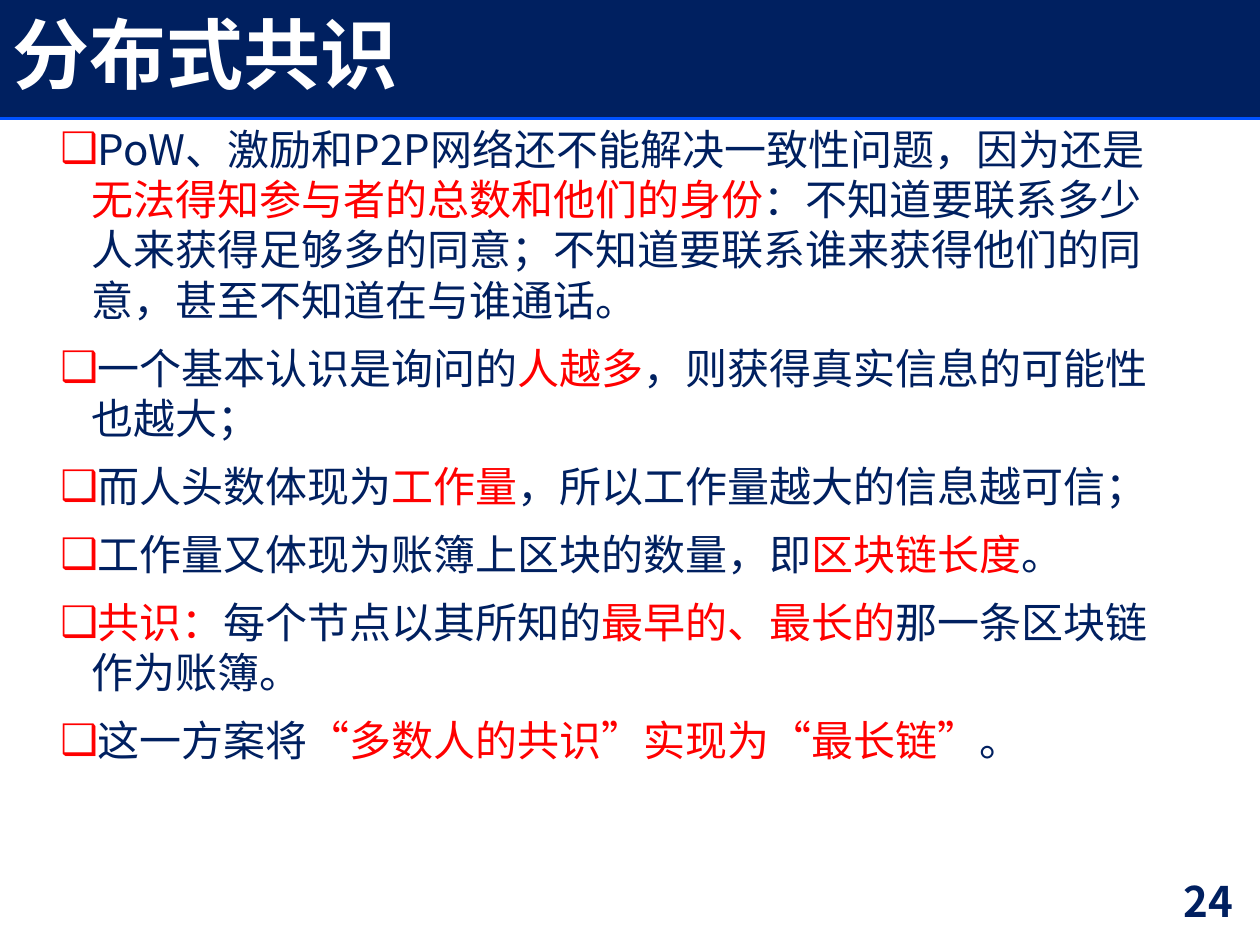
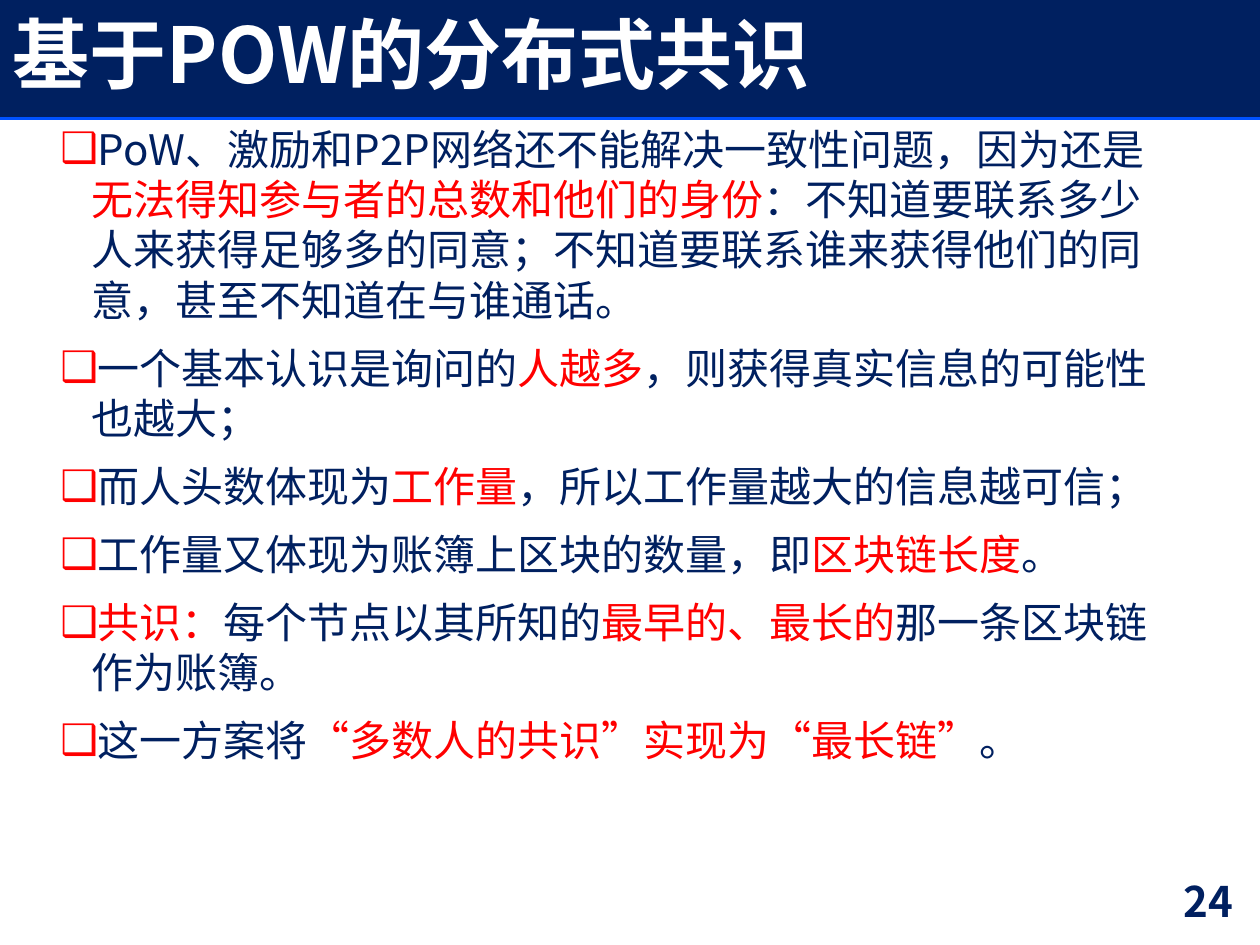
Before and after one commit to YuZhang/Security-Courseware, a slide deck: slide 24 of advance/supplyments/bitcoin.pptx. Drawn at 1260x945 pixels with LibreOffice and Linux fonts; fonts in the diff are those of the drawing. Boxes give left, top, right and bottom in pixels: in the first picture for what was removed or moved away, otherwise in the second. Text is boxed around its words. In the diff, an @@ line names an element or a change of style, - is before the commit and + after.

```diff
--- a/advance/supplyments/bitcoin.pptx
+++ b/advance/supplyments/bitcoin.pptx
@@ title at <box>13,17,810,90</box>: text changed @@
-分布式共识
+基于POW的分布式共识
```
Also in this commit, not shown: 3 other slides changed, 2 other files.
